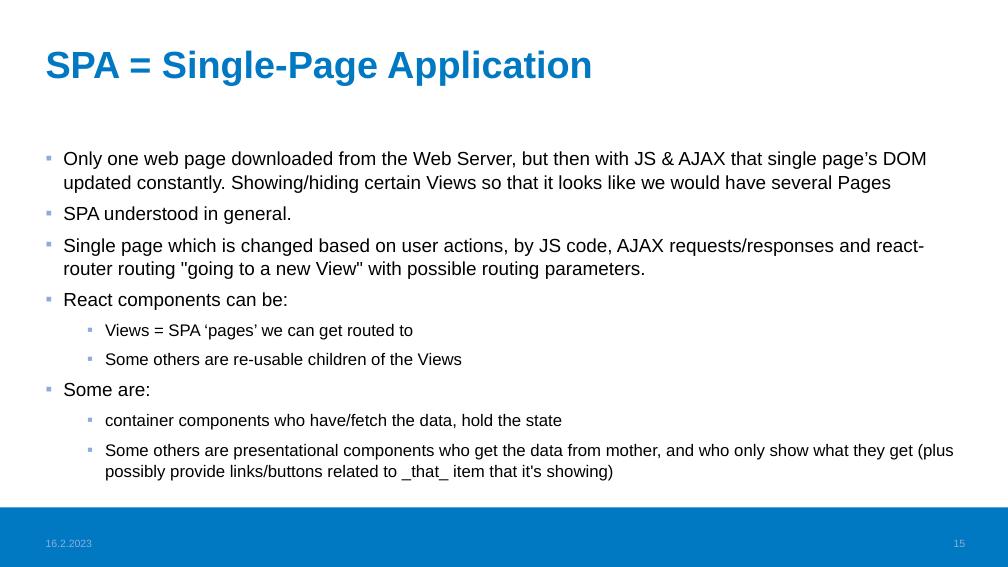
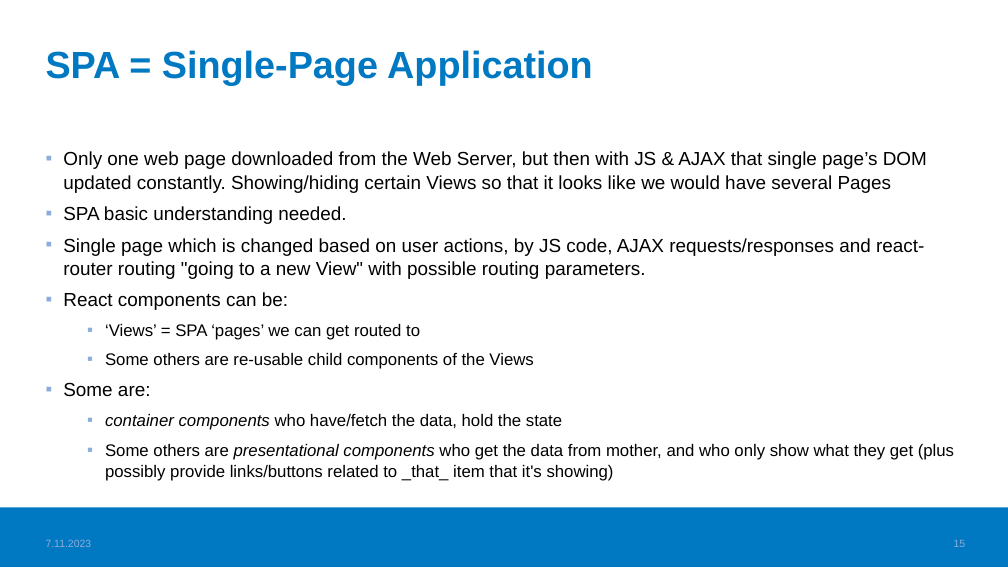
Before and after one commit to valju/docs_frontend_design, a slide deck: slide 15 of FrontendStuff_ForExam.pptx. Drawn at 1008x567 pixels with LibreOffice and Linux fonts; fonts in the diff are those of the drawing; background and template pictures are left out. Boxes give left, top, right and bottom in pixels: in the first picture for what was removed or moved away, otherwise in the second. Text is boxed around its words. In the diff, an @@ line names an element or a change of style, - is before the commit and + after.

```diff
--- a/FrontendStuff_ForExam.pptx
+++ b/FrontendStuff_ForExam.pptx
@@ text at [63,206,346,224]: text changed @@
-▪ SPA understood in general.
+▪ SPA basic understanding needed.
@@ text at [105,324,533,369]: text changed @@
-  ▪ Views = SPA ‘pages’ we can get routed to
-  ▪ Some others are re-usable children of the Views
+  ▪ ‘Views’ = SPA ‘pages’ we can get routed to
+  ▪ Some others are re-usable child components of the Views
@@ text at [105,414,954,481]: italic on in "container components", "presentational components" @@
@@ text at [46,539,92,547]: text changed @@
-16.2.2023
+7.11.2023
```
Also in this commit, not shown: 19 other slides changed, 1 other file.
